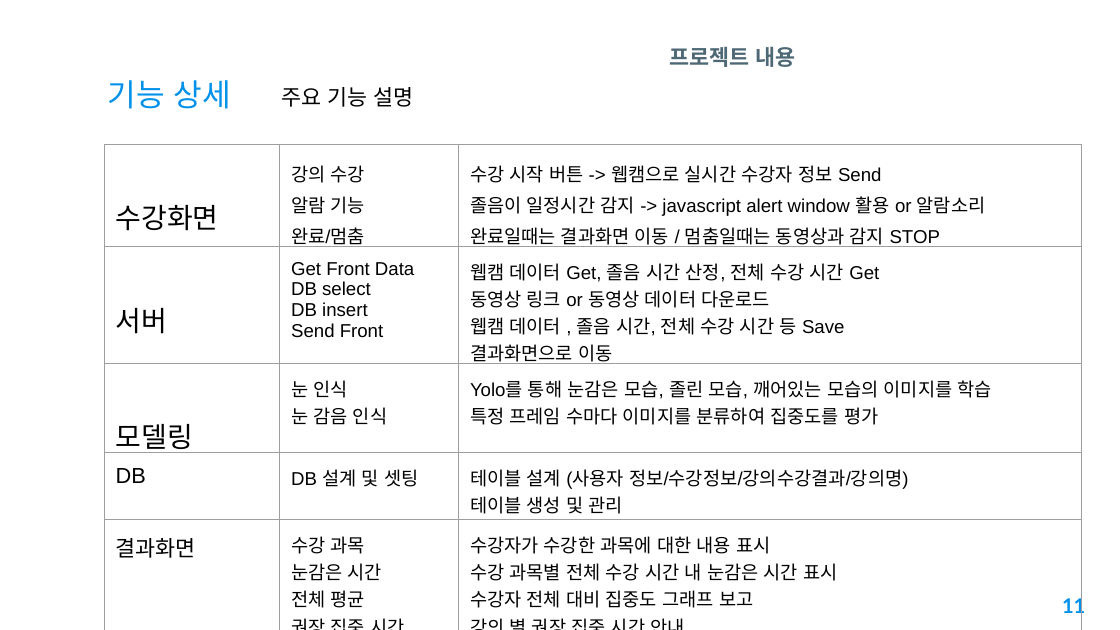
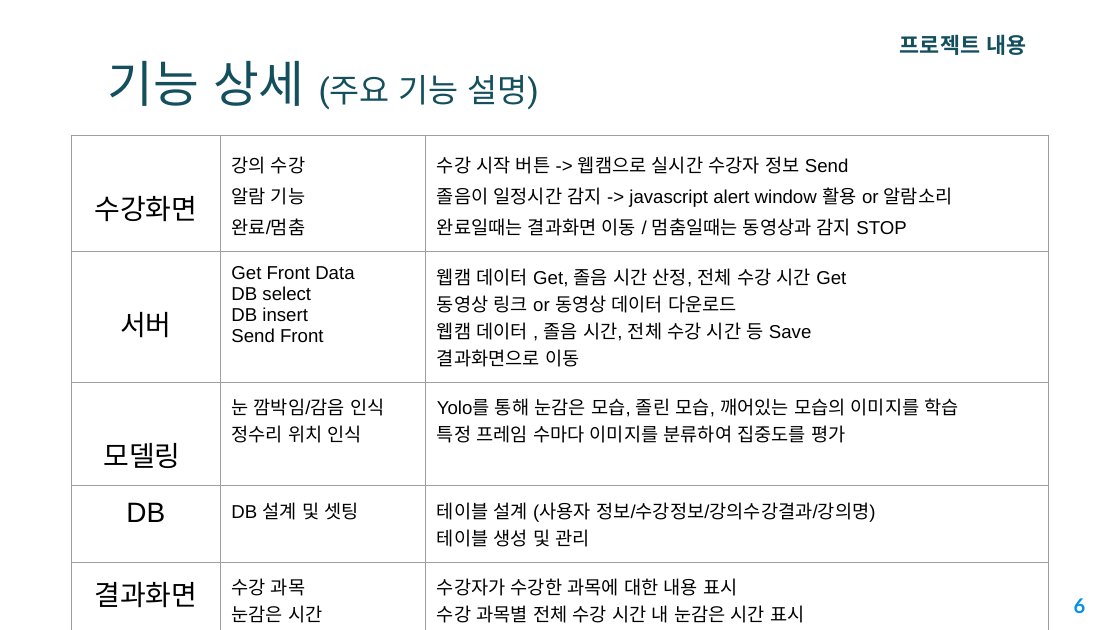
Before and after one commit to CQ-01/DrowsyDetect, a slide deck: slide 6 of concentration_detect/2조_온라인수강_집중도_감지시스템_프로젝트.pptx (slide 11 before the commit). Drawn at 1120x630 pixels with LibreOffice and Linux fonts; fonts in the diff are those of the drawing; background and template pictures are left out. Boxes give left, top, right and bottom in pixels: in the first picture for what was removed or moved away, otherwise in the second. Text is boxed around its words. In the diff, an @@ line names an element or a change of style, - is before the commit and + after.

```diff
--- a/concentration_detect/2조_온라인수강_집중도_감지시스템_프로젝트.pptx
+++ b/concentration_detect/2조_온라인수강_집중도_감지시스템_프로젝트.pptx
@@ text "프로젝트 내용": place and size @@
-text "프로젝트 내용" at <box>669,46,796,67</box>
+text "프로젝트 내용" at <box>900,34,1026,55</box>
@@ text "프로젝트 내용" at <box>900,34,1026,55</box>: text colour #4E6876 to #134F5C @@
@@ title at <box>108,61,539,109</box>: text changed; size 20 to 21 pt; text colour #0091EA to #134F5C @@
-기능 상세
+기능 상세 (주요 기능 설명)
@@ rectangle removed at <box>270,78,483,123</box> @@
-주요 기능 설명
@@ table at <box>72,136,1049,627</box> @@
-row 3, column 2: 눈 인식 / 눈 감음 인식
+row 3, column 2: 눈 깜박임/감음 인식 / 정수리 위치 인식
@@ size 14 to 18 pt in "DB", "결과화면" @@
@@ alignment left to centre @@
@@ table: place and size @@
-table at <box>104,144,1082,612</box>
+table at <box>72,136,1049,627</box>
@@ page number at <box>1074,598,1086,613</box>: text changed @@
-11
+6
```
Also in this commit, not shown: 5 other slides changed, 2 slides added, 8 slides removed.
